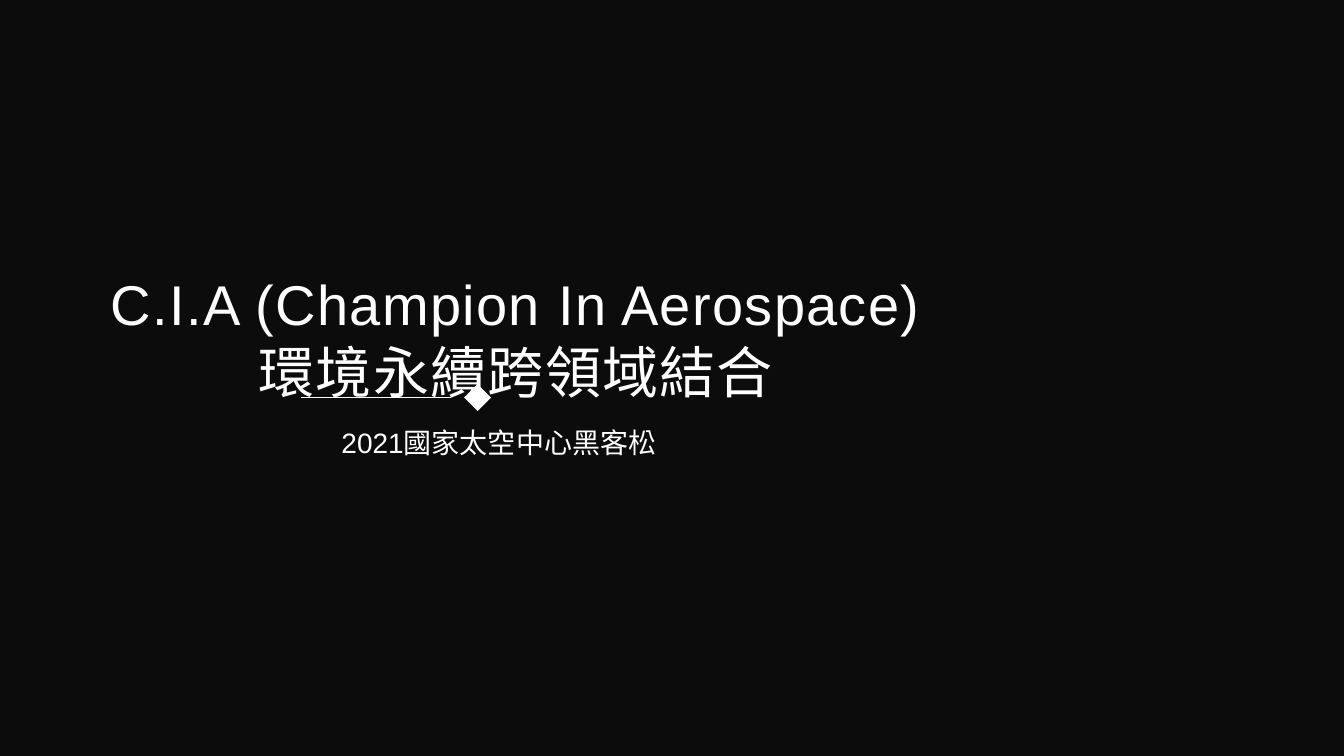
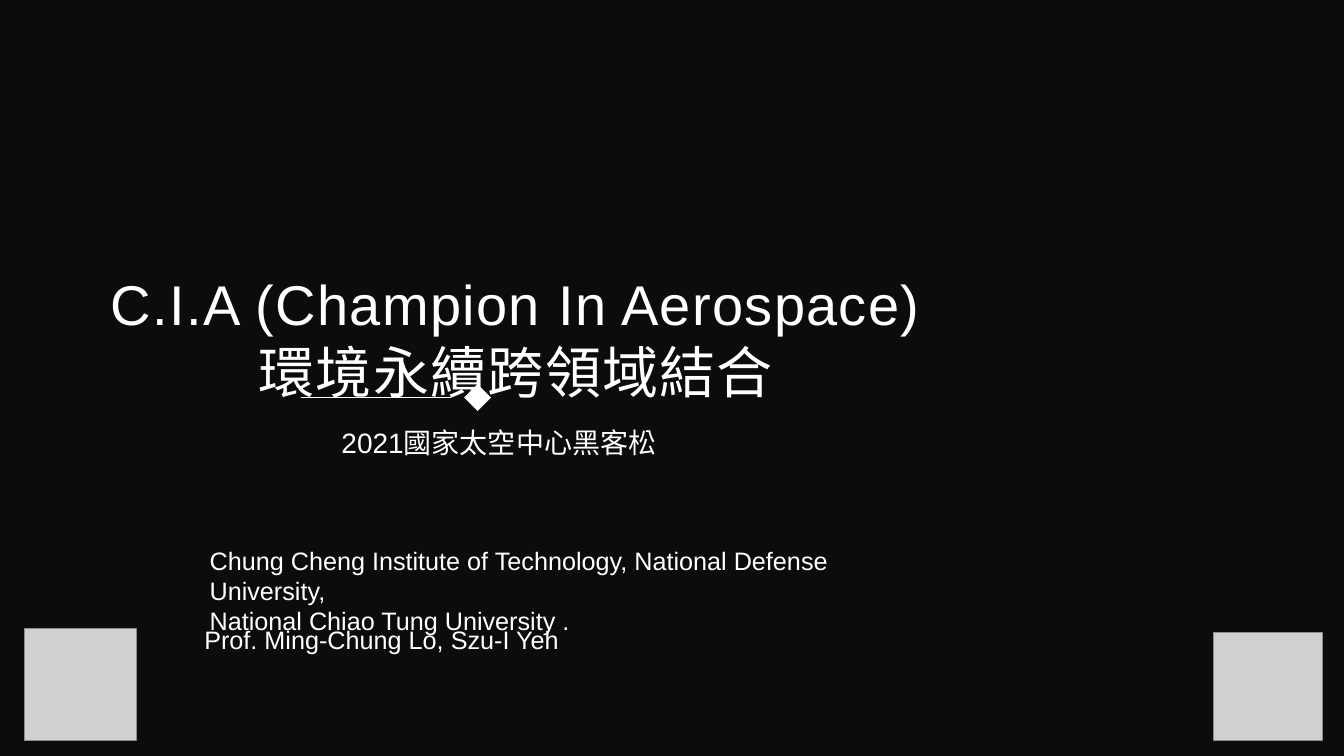
Before and after one commit to Sikako/hackthon, a slide deck: slide 1 of bigdata.pptx. Drawn at 1344x756 pixels with LibreOffice and Linux fonts; fonts in the diff are those of the drawing; grey boxes stand for pictures; background and template pictures are left out; a plain dark background stands for a picture behind light text. Boxes give left, top, right and bottom in pixels: in the first picture for what was removed or moved away, otherwise in the second. Text is boxed around its words. In the diff, an @@ line names an element or a change of style, - is before the commit and + after.

```diff
--- a/bigdata.pptx
+++ b/bigdata.pptx
@@ text added at [210, 551, 828, 636], 18 pt, text #FFFFFF @@
+Chung Cheng Institute of Technology, National Defense University,
+National Chiao Tung University .
@@ picture added at [24, 629, 136, 741] @@
@@ text added at [204, 629, 559, 655], 18 pt, text #FFFFFF @@
+Prof. Ming-Chung Lo, Szu-I Yeh
@@ picture added at [1213, 633, 1323, 741] @@
```
Also in this commit, not shown: 1 slide added, 1 slide removed.
